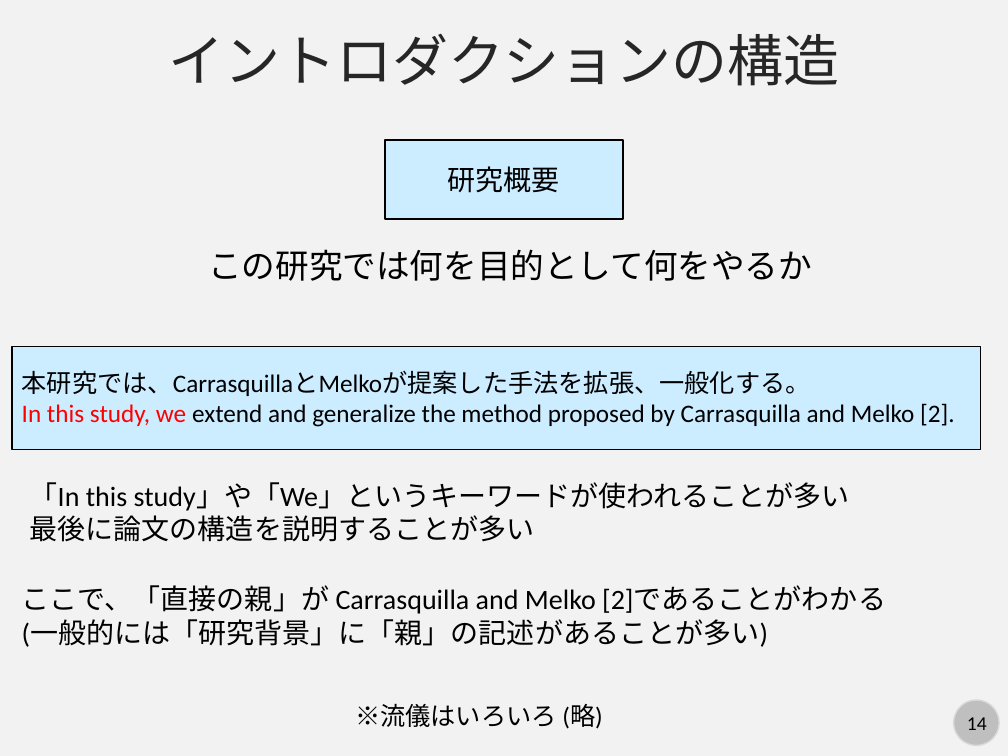
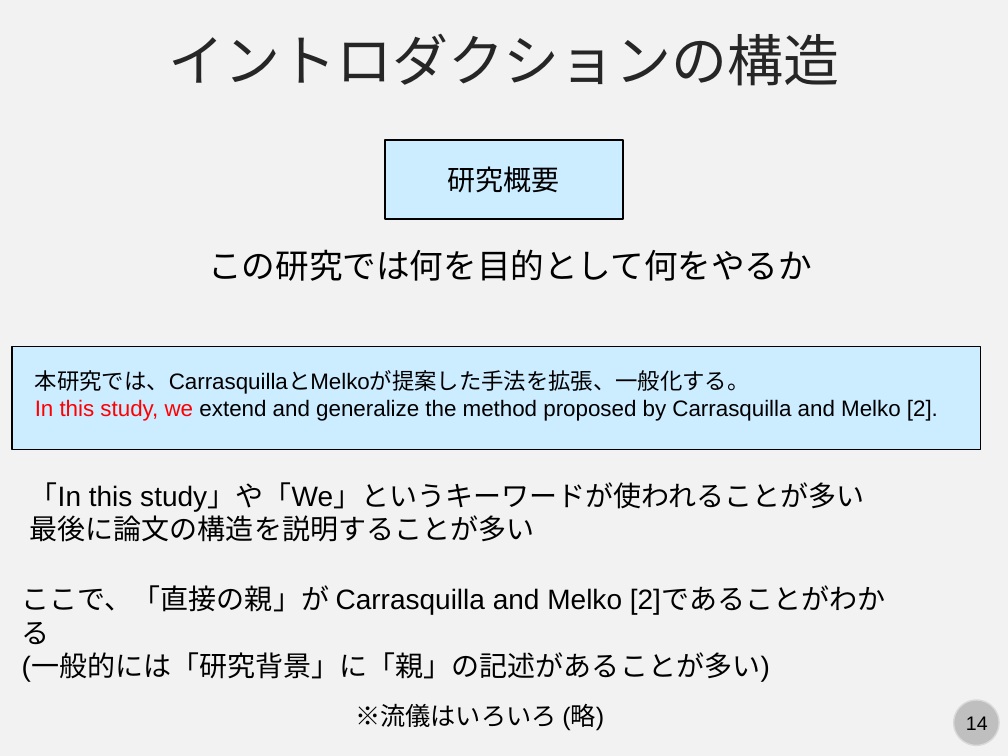
Before and after one commit to kaityo256/lab_startup, a slide deck: slide 14 of survey/fig/howtosurvey.pptx. Drawn at 1008x756 pixels with LibreOffice and Linux fonts; fonts in the diff are those of the drawing. Boxes give left, top, right and bottom in pixels: in the first picture for what was removed or moved away, otherwise in the second. Text is boxed around its words. In the diff, an @@ line names an element or a change of style, - is before the commit and + after.

Commit message:
updates format of slides

```diff
--- a/survey/fig/howtosurvey.pptx
+++ b/survey/fig/howtosurvey.pptx
@@ text "本研究では、CarrasquillaとMelkoが提案した手法を拡張、一般化する。": place and size @@
-text "本研究では、CarrasquillaとMelkoが提案した手法を拡張、一般化する。" at bbox=[22, 370, 955, 427]
+text "本研究では、CarrasquillaとMelkoが提案した手法を拡張、一般化する。" at bbox=[35, 370, 938, 421]
@@ text "本研究では、CarrasquillaとMelkoが提案した手法を拡張、一般化する。" at bbox=[35, 370, 938, 421]: size 18 to 16 pt, font Calibri to Arial @@
@@ font Calibri to Arial in 4 elements at bbox=[30, 482, 864, 542], bbox=[22, 585, 886, 681], bbox=[355, 703, 604, 731], bbox=[966, 716, 988, 730] @@
```
Also in this commit, not shown: 16 other slides changed.
